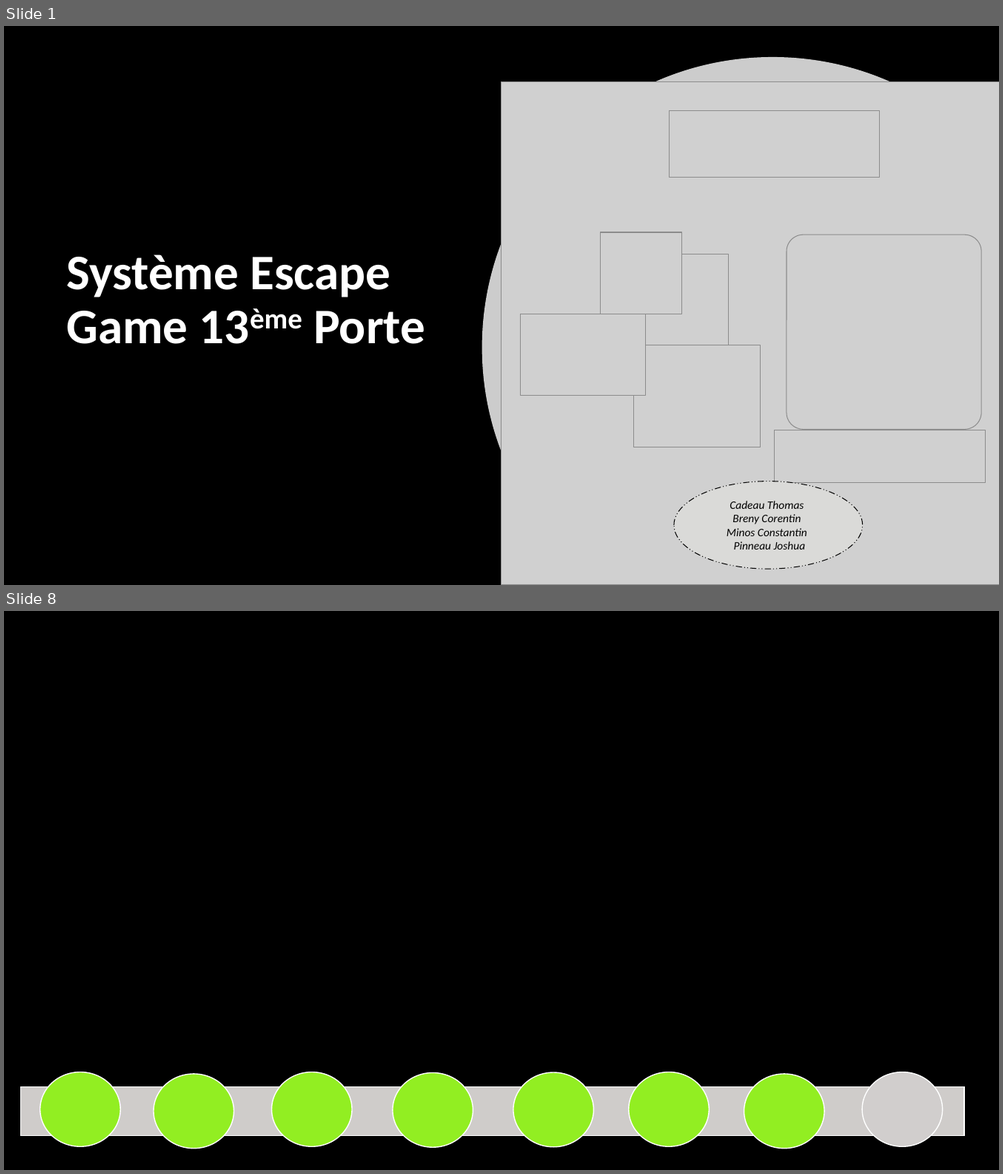
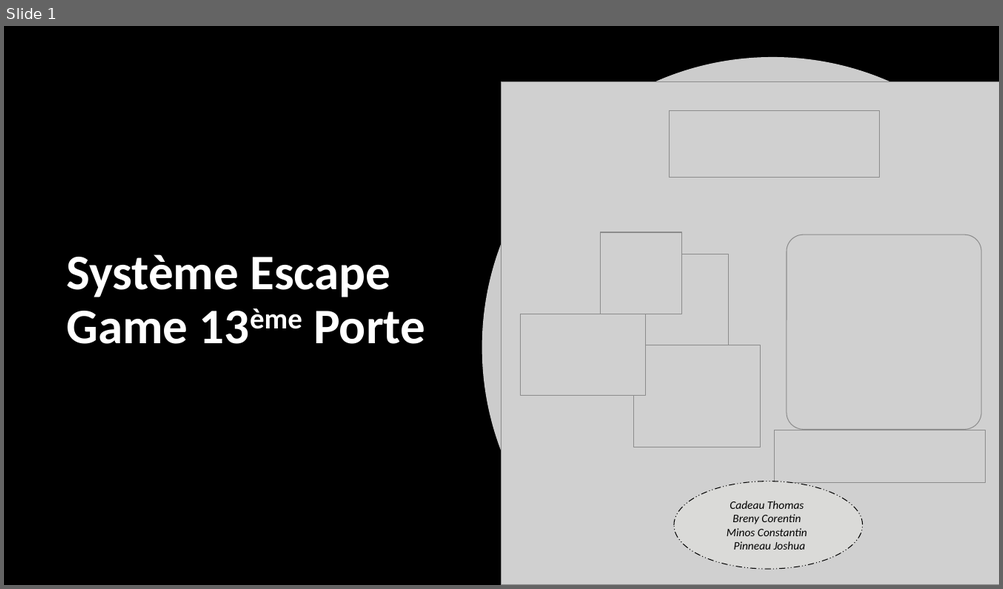
Before and after one commit to corentin-breny/Systeme_Escape_Game_13emePorte, a slide deck: Etudiants/Constantin/Constantin.MInos.RDPno1.pptx. Shown one above the other, each under a label of ours: slides 1 and 8 before the commit, slide 1 after it; the slides between them are not shown. The pictures are 1003x1174 and 1003x589 pixels, drawn with LibreOffice and Linux fonts; fonts in the diff are those of the drawing; grey boxes stand for pictures; background and template pictures are left out. Boxes give left, top, right and bottom in pixels: in the first picture for what was removed or moved away, otherwise in the second. Text is boxed around its words. In the diff, an @@ line names an element or a change of style, - is before the commit and + after.

```diff
--- a/Etudiants/Constantin/Constantin.MInos.RDPno1.pptx
+++ b/Etudiants/Constantin/Constantin.MInos.RDPno1.pptx
@@ slide 8 removed at (4, 611, 999, 1170), background picture (left out) @@
@@ rectangle removed at (4, 611, 999, 1170) @@
@@ ellipse removed at (40, 1073, 120, 1147) @@
@@ ellipse removed at (153, 1074, 234, 1149) @@
@@ ellipse removed at (272, 1073, 353, 1147) @@
@@ ellipse removed at (392, 1073, 473, 1148) @@
@@ ellipse removed at (514, 1073, 595, 1147) @@
@@ ellipse removed at (629, 1073, 709, 1147) @@
@@ ellipse removed at (744, 1074, 825, 1149) @@
@@ ellipse removed at (862, 1073, 942, 1147) @@
@@ rectangle removed at (20, 1087, 964, 1136) @@
```
Also in this commit, not shown: 4 slides changed, 4 slides added, 3 other slides removed, 1 other file.
